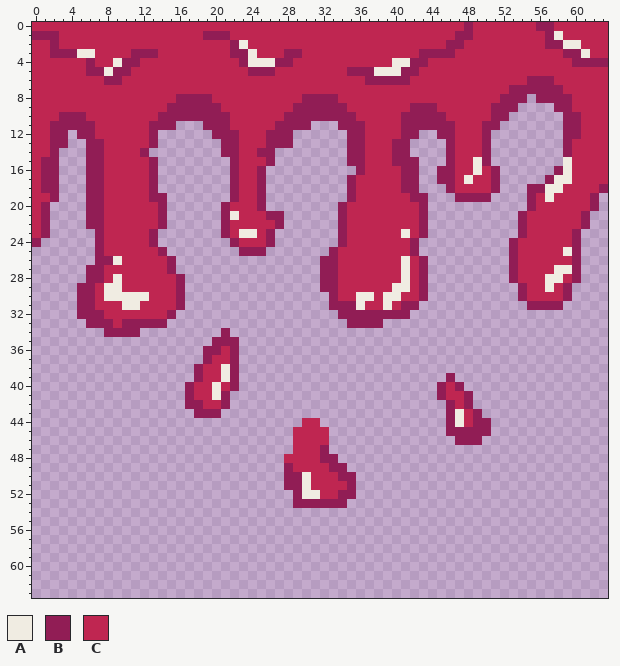
Pixel-art sprite, stored at Assets/Sprites/blood.png. This is how it looked before the edit.
The file is 64x64 pixels.
Palette (. is transparent): A #f0ece2  B #911d55  C #bf2651
Once edited:
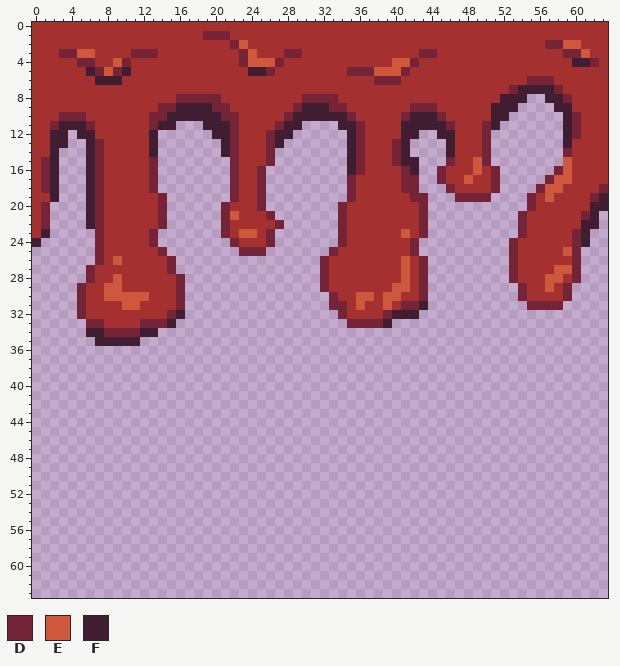
Colours new in this view: D #752438  E #cf573c  F #411d31
The edit:
colour C: #bf2651 -> #a53030
Changed rows in their new state; - is a pixel that keeps its letter.
first column x 0:
 0 ------------------------------------------------C-------CC------
 1 CCC----------------DDD-------------------------CC--------CC-----
 2 --C-------------------DE----------------------CC---------DDEE---
 3 --CDDEE----DDD--------CDE---DD-------------DDCC------------DDE--
 4 -----DD--EDC-----------DEEEDC-----------EEDC----------------FFDC
 5 ------FDEDF-------------FFD--------DDDEEEDC---------------------
 6 -------FFF---------------------------CDDDC-------------DDD------
 7 -----------------------------------------------------DFFFFD-----
 8 ----------------DDDDD---------DDDD------------------FFF-.FFD----
 9 --------------DDFFFFDD-------DFFFDD-------DDD------FFF----FF----
10 ---DDD-------DDFFFFFFDD-----DFFFFFFD-----DFFFD-----FF------FD---
11 --DFFFD------DFF---FFFD----DFF.---FFD----FFFFFD---DF-------FD---
12 --FF-FF------F------FFD---DFF------FD----FF--FF---D--------FD---
13 --FF--FD-----F-------FD---DF.------FD---DF----F---D--------F----
14 --F---FD----CF-------FD--CD--------FD---DF----F---D--------D----
15 -DF---FD-----D--------D---D--------FD---DFF---D--ED--------E----
16 -DF---FD-----D--------D--D---------FD----DF--DC--E-D------DE----
17 -DF---FD-----D--------D--D---------D-----DD--DC-E--D-----DEE----
18 -DF---FD-----D--------D--D---------D-----DD---D----D---.DEE----D
19 --F---FD-----CD-------D--D---------D------DD---DDDD----D-E----DF
20 -D----FD------D------D---D--------D--------D-----------D------FF
21 -D----FD------D------DE---D.------D--------D----------D------DF-
22 -D----FD------D------D-----D------D--------D----------D------FF-
23 -F-----D-----D-------D-EE-D-------D------E-D----------D-----DF--
24 F------D-----D--------D---D-------D-------D----------D------DF--
25 -------D------D--------DDD-------D--------D----------D-----ED---
26 -------DCE-----D----------------DC-------E-D---------D------D---
27 ------DC-------D----------------DC-------E-D---------D----EED---
28 ------DC-E------D---------------DC-------E-D---------D---EE-D---
29 -----DC-EE------D---------------DC------EE-D----------D--E-D----
30 -----DC-EEEEE---D----------------D--EE-EE--D----------D----D----
31 -----DC---EE----D----------------DDCE--E-DDF-----------DDDD-----
32 -----DCC-------DF-----------------DCCCCDFFF---------------------
33 ------DDC-CCDDDF-------------------DDDDF------------------------
34 ------FFDDDDFF-------.------------------------------------------
35 -------FFFFF--------...-----------------------------------------
36 -------------------....-----------------------------------------
37 -------------------....-----------------------------------------
38 ------------------.....-----------------------------------------
39 ------------------.....-----------------------.-----------------
40 -----------------......----------------------...----------------
41 -----------------.....-----------------------....---------------
42 -----------------.....------------------------...---------------
43 ------------------...-------------------------....--------------
44 ------------------------------..--------------.....-------------
45 -----------------------------....-------------.....-------------
46 -----------------------------....--------------...--------------
47 -----------------------------....-------------------------------
48 ----------------------------......------------------------------
49 ----------------------------.......-----------------------------
50 ----------------------------........----------------------------
51 ----------------------------........----------------------------
52 -----------------------------.......----------------------------
53 -----------------------------......-----------------------------
Changed places in both pictures, as pixel boxes (x1, y1, x2, y2):
changed: (32, 22, 608, 508)
